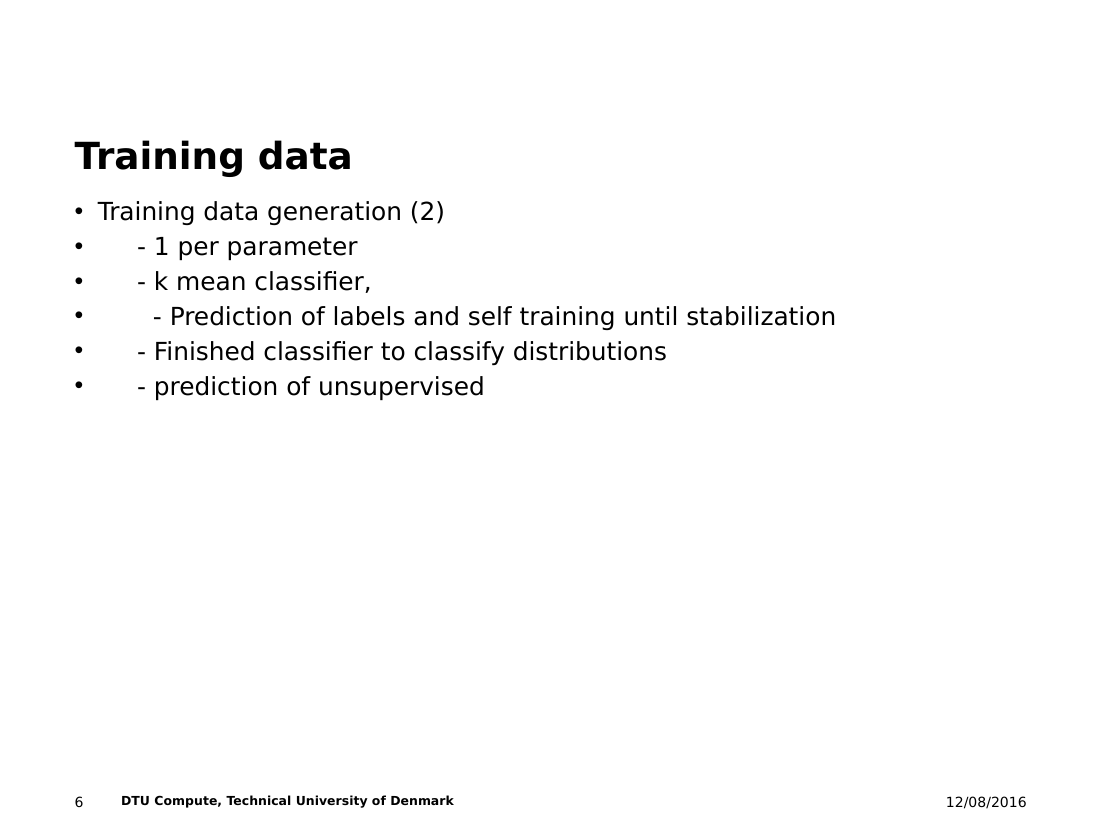
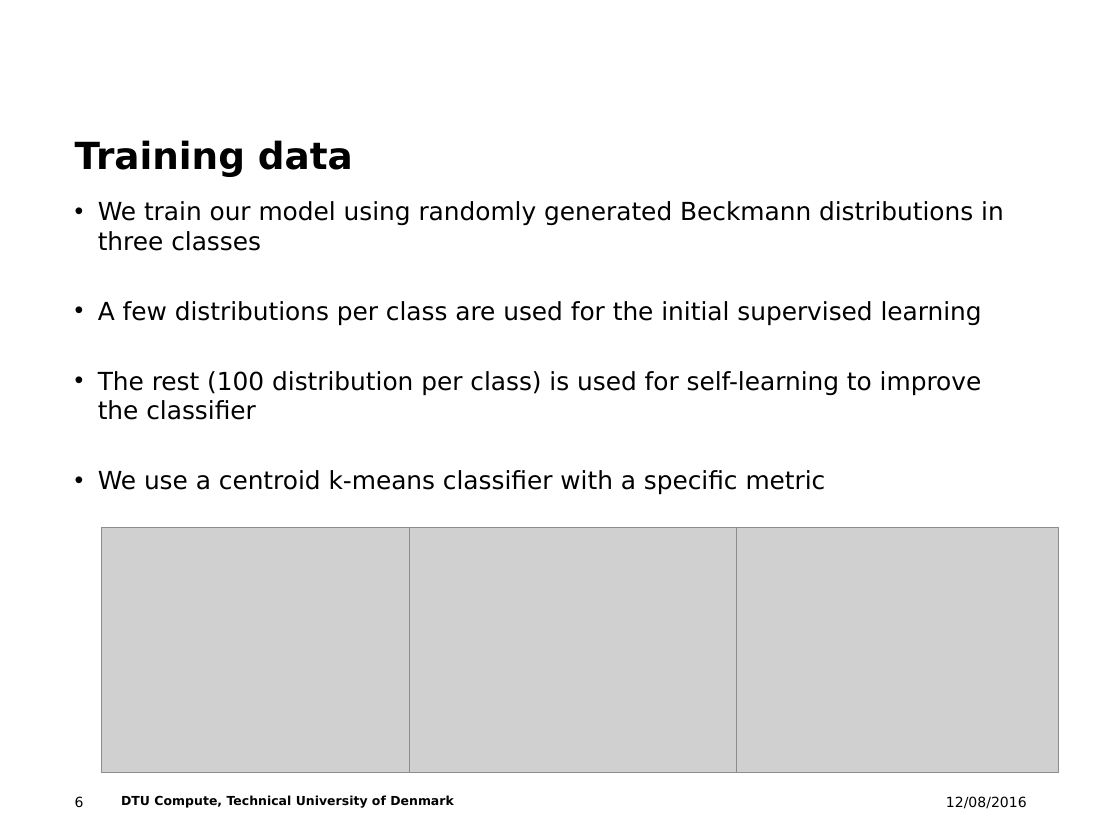
Before and after one commit to alcor-dtu/summer-school-2016, a slide deck: slide 6 of summer_school_presentation.pptx. Drawn at 1120x840 pixels with LibreOffice and Linux fonts; fonts in the diff are those of the drawing; grey boxes stand for pictures; background and template pictures are left out. Boxes give left, top, right and bottom in pixels: in the first picture for what was removed or moved away, otherwise in the second. Text is boxed around its words. In the diff, an @@ line names an element or a change of style, - is before the commit and + after.

```diff
--- a/summer_school_presentation.pptx
+++ b/summer_school_presentation.pptx
@@ text at (98, 201, 1004, 495): text changed @@
-• Training data generation (2)
-• - 1 per parameter
-• - k mean classifier,
-• - Prediction of labels and self training until stabilization
-• - Finished classifier to classify distributions
-• - prediction of unsupervised
+• We train our model using randomly generated Beckmann distributions in three classes
+• A few distributions per class are used for the initial supervised learning
+• The rest (100 distribution per class) is used for self-learning to improve the classifier
+• We use a centroid k-means classifier with a specific metric
@@ picture added at (102, 528, 429, 773) @@
@@ picture added at (410, 528, 737, 773) @@
@@ picture added at (731, 528, 1058, 773) @@
```
Also in this commit, not shown: 10 other slides changed.
